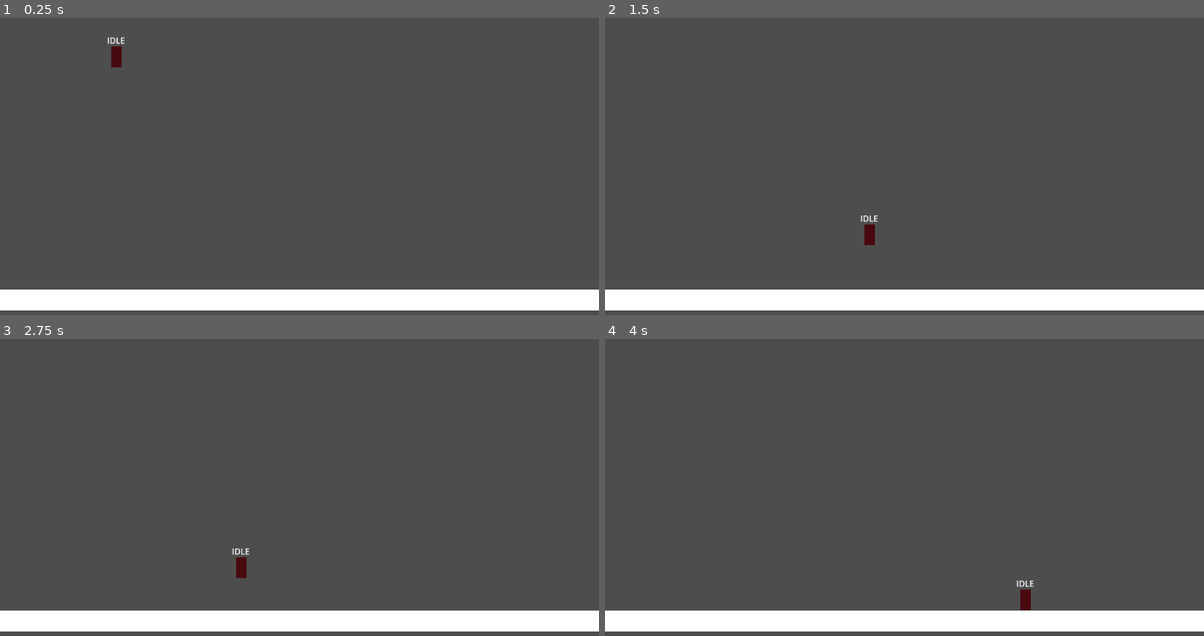
Above: before the commit, frames 1-4 (two rows, left to right).
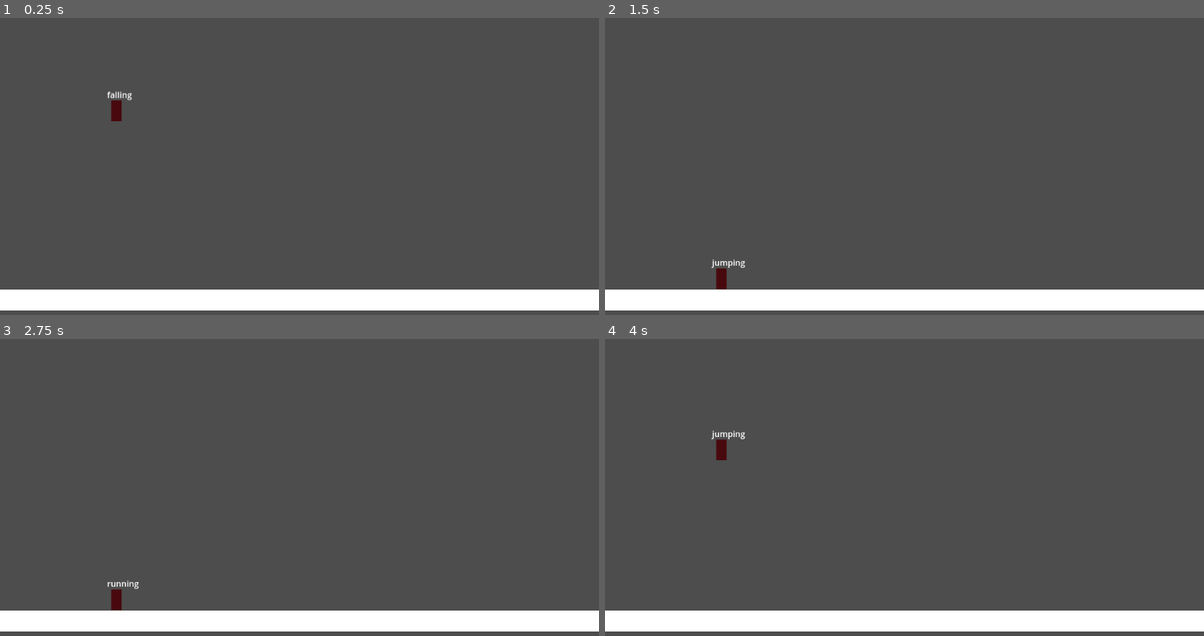
Above: after the commit, the same moments.

Repository: rojasreinold/10-game-challenge
Game: Godot game, scene res://main.tscn
Same seed, same stepped clock (60 frames per second), same inputs: the game is played once before the commit and once after it.
Inputs:
- Up to frame 1 (0.25 s): no input
- Up to frame 2 (1.5 s): hold D (move_right) from 0.53 s (still down); tap W (jump) at 0.6, 0.77, 1.07, 1.35 s
- Up to frame 3 (2.75 s): tap W (jump) at 1.52, 1.82, 2.1 s; release D (move_right) at 2.03 s; hold A (move_left) from 2.03 s (still down)
- Up to frame 4 (4 s): release A (move_left) at 2.78 s; hold D (move_right) from 2.78 s (still down); tap W (jump) at 2.85, 3.02, 3.32, 3.6, 3.77 s

The runs differ from the first frame. In frame 1, 0.4% of the frame differs, in the area x 17-23%, y 6-35%; in frame 2, 0.4%, in the area x 17-46%, y 66-92%; in frame 3, 0.3%; in frame 4, 0.4%.

Commit message:
setting functin

Diff:
--- a/3.1-state-machine/player.gd
+++ b/3.1-state-machine/player.gd
@@ -1,29 +1,55 @@
 extends CharacterBody2D
 
 
-const SPEED = 300.0
+var SPEED: int = 300.0
 const JUMP_VELOCITY = -400.0
+
+var speed := 500.0
+var jump_impulse := 1800.0
+var base_gravity := 4000.0
+
+var glide_max_speed := 1000.0
+var glide_acceleration := 1000.0
+var glide_gravity := 400.0
+var glide_jump_impulse := 800.0
+
+var current_gravity := base_gravity
+
 enum States {IDLE, RUNNING, JUMPING, FALLING, GLIDING}
+const GROUND_STATES := [States.IDLE, States.RUNNING]
 
-var state: States = States.IDLE
+var state: States = States.IDLE: set = set_state
 
 func _physics_process(delta: float) -> void:
-	# Add the gravity.
-	if not is_on_floor():
-		velocity += get_gravity() * delta
 
-	# Handle jump.
-	if Input.is_action_just_pressed("jump") and is_on_floor():
-		velocity.y = JUMP_VELOCITY
+	var input_direction_x: int = Input.get_axis("move_left", "move_right")
+	if state in GROUND_STATES and Input.is_action_just_pressed("jump"):
+		state = States.JUMPING
+	elif state in GROUND_STATES and not is_on_floor():
+		state = States.FALLING
+	elif is_on_floor():
+		if input_direction_x != 0.0:
+			state = States.RUNNING
+		else:
+			state = States.IDLE
 
-	# Get the input direction and handle the movement/deceleration.
-	# As good practice, you should replace UI actions with custom gameplay actions.
-	var direction := Input.get_axis("move_left", "move_right")
-	if direction:
-		velocity.x = direction * SPEED
-	else:
-		velocity.x = move_toward(velocity.x, 0, SPEED)
 
+	#if not is_on_floor():
+		#velocity += get_gravity() * delta
+#
+	## Handle jump.
+	#if Input.is_action_just_pressed("jump") and is_on_floor():
+		#velocity.y = JUMP_VELOCITY
+#
+	## Get the input direction and handle the movement/deceleration.
+	## As good practice, you should replace UI actions with custom gameplay actions.
+	#var direction := Input.get_axis("move_left", "move_right")
+	#if direction:
+		#velocity.x = direction * SPEED
+	#else:
+		#velocity.x = move_toward(velocity.x, 0, SPEED)
+
+	velocity.y += current_gravity * delta
 	move_and_slide()
 
 
@@ -42,3 +68,16 @@
 			state_string = "gliding"
 
 	$StateLabel.text = state_string
+
+
+func set_state(new_state: int) -> void:
+	print("setting state")
+	var previous_state: int = state
+	state = new_state
+
+	if state == States.IDLE:
+		velocity.x = 0.0
+	elif state == States.JUMPING:
+		velocity.y = -jump_impulse
+
+	update_state_label()
